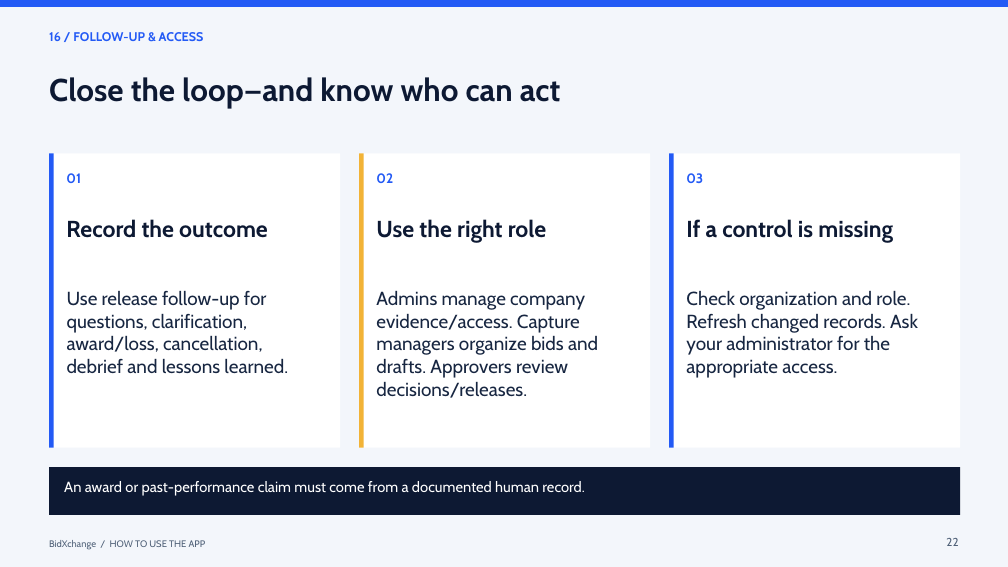
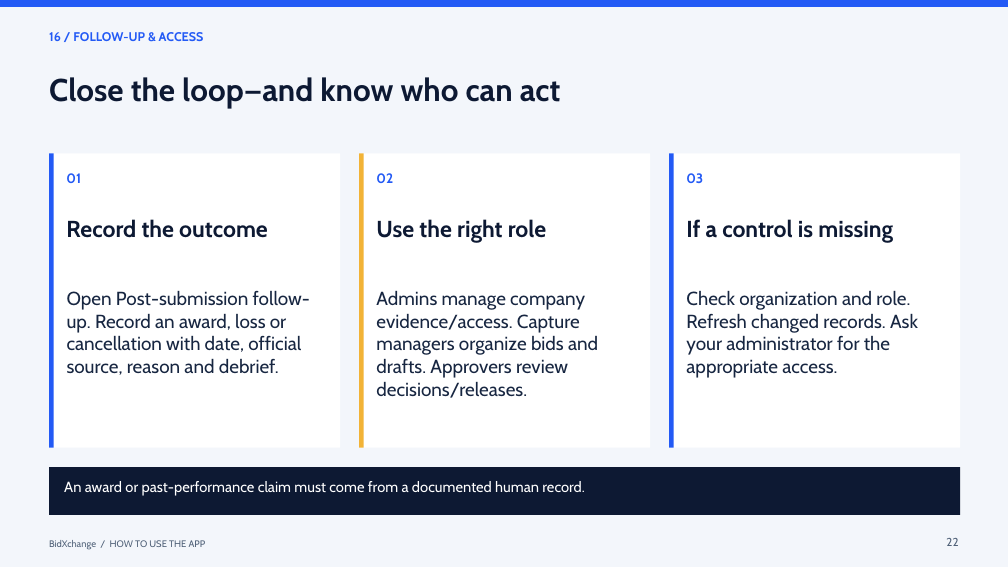
Before and after one commit to MedFlowUSA/BidXchange, a slide deck: slide 22 of docs/presentations/BidXchange-How-To-Use.pptx. Drawn at 1008x567 pixels with LibreOffice and Linux fonts; fonts in the diff are those of the drawing. Boxes give left, top, right and bottom in pixels: in the first picture for what was removed or moved away, otherwise in the second. Text is boxed around its words. In the diff, an @@ line names an element or a change of style, - is before the commit and + after.

Commit message:
Connect fictional bid rehearsal and refresh training and outcome records

```diff
--- a/docs/presentations/BidXchange-How-To-Use.pptx
+++ b/docs/presentations/BidXchange-How-To-Use.pptx
@@ text at (67, 291, 310, 375): text changed @@
-Use release follow-up for questions, clarification, award/loss, cancellation, debrief and lessons learned.
+Open Post-submission follow-up. Record an award, loss or cancellation with date, official source, reason and debrief.
```
Also in this commit, not shown: 1 other slide changed, 2 slides added, 24 other files.
